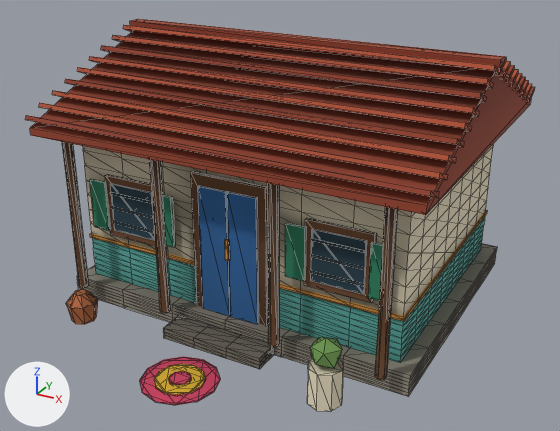
Two versions of the glTF model apps/web/public/models/rainwater/sundargram-house.glb, one commit apart.
Both versions are drawn from a 50 mm camera at (4.95, -9.48, 5.75) aimed at (0.14, -0.74, 1.37). Arrows for +X, +Y and +Z are at lower left; the lights stay in place. The first picture is the older version. Mesh edges are drawn as thin lines. Where no turn or scale is listed for an object, it has been applied to the vertices. Vertices at exactly the same position are counted once.

Objects in the first picture: 'sundargram-house.001'.
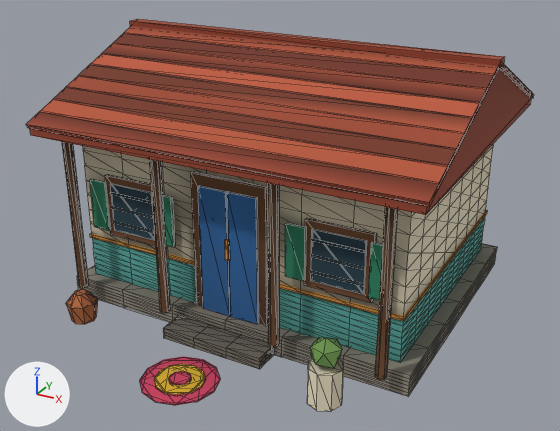
Pixel boxes (x1, y1, x2, y2) of what changed, in the pictures (560 x 431 px; the box of a moved part takes in the faces that stretch with it):
'sundargram-house.001', reshaped, recoloured
    before: (25, 19, 535, 412)
    after: (26, 19, 534, 412)
part 1 of me_sundargram_house, moved or reshaped
    before: (25, 115, 439, 198)
    after: (26, 112, 439, 206)
part 2 of me_sundargram_house, moved or reshaped
    before: (39, 103, 448, 180)
    after: (40, 99, 448, 187)
part 3 of me_sundargram_house, moved or reshaped
    before: (52, 91, 456, 163)
    after: (53, 86, 457, 169)
part 4 of me_sundargram_house, moved or reshaped
    before: (65, 79, 464, 147)
    after: (67, 76, 465, 151)
part 5 of me_sundargram_house, moved or reshaped
    before: (77, 67, 472, 131)
    after: (78, 64, 472, 137)
part 6 of me_sundargram_house, moved or reshaped
    before: (89, 56, 479, 116)
    after: (91, 54, 480, 121)
part 7 of me_sundargram_house, moved or reshaped
    before: (101, 46, 486, 102)
    after: (102, 42, 487, 107)
part 8 of me_sundargram_house, moved or reshaped
    before: (112, 35, 493, 88)
    after: (115, 33, 494, 93)
part 9 of me_sundargram_house, moved or reshaped
    before: (123, 25, 500, 75)
    after: (124, 26, 499, 79)
part 10 of me_sundargram_house, moved or reshaped
    before: (527, 87, 535, 102)
    after: (528, 92, 534, 98)
part 11 of me_sundargram_house, moved or reshaped
    before: (524, 83, 532, 99)
    after: (525, 88, 531, 95)
part 12 of me_sundargram_house, moved or reshaped
    before: (520, 80, 528, 97)
    after: (521, 85, 527, 92)
part 13 of me_sundargram_house, moved or reshaped
    before: (517, 77, 525, 93)
    after: (518, 82, 524, 89)
part 14 of me_sundargram_house, moved or reshaped
    before: (513, 73, 522, 90)
    after: (515, 78, 521, 86)
part 15 of me_sundargram_house, moved or reshaped
    before: (509, 69, 518, 87)
    after: (511, 75, 517, 82)
part 16 of me_sundargram_house, moved or reshaped
    before: (505, 65, 514, 83)
    after: (506, 71, 514, 78)
part 17 of me_sundargram_house, moved or reshaped
    before: (501, 61, 510, 79)
    after: (502, 66, 510, 74)
part 18 of me_sundargram_house, moved or reshaped (mostly hidden afterwards)
    before: (153, 20, 506, 75)
    after: (500, 65, 505, 70)
part 19 of me_sundargram_house, recoloured
    both: (30, 22, 533, 210)

The change, as a list of edits to the scene's bpy script:
```text
Change me_sundargram_house:
    where me_sundargram_house.from_pydata(...)  # 1316 vertices, 2544 faces; spans x -2.8..2.8, y -2.98..2.98, z -1.86..1.86
    used by ob_sundargram_house_001; location = (0.0, -0.57, 1.86)
    me_sundargram_house part 1: the loose piece of 8 vertices spanning x -2.78..2.78, y -1.83..-1.52, z 0.8..0.97 is turned 43.9 degrees about the x axis through its middle
    me_sundargram_house part 2: the loose piece of 8 vertices spanning x -2.78..2.78, y -1.57..-1.25, z 0.91..1.08 is turned 43.9 degrees about the x axis through its middle
    me_sundargram_house part 3: the loose piece of 8 vertices spanning x -2.78..2.78, y -1.3..-0.99, z 1.01..1.19 is turned 43.9 degrees about the x axis through its middle
    me_sundargram_house part 4: the loose piece of 8 vertices spanning x -2.78..2.78, y -1.04..-0.72, z 1.12..1.3 is turned 44 degrees about the x axis through its middle
    me_sundargram_house part 5: the loose piece of 8 vertices spanning x -2.78..2.78, y -0.78..-0.46, z 1.23..1.4 is turned 43.9 degrees about the x axis through its middle
    me_sundargram_house part 6: the loose piece of 8 vertices spanning x -2.78..2.78, y -0.51..-0.2, z 1.33..1.51 is turned 44 degrees about the x axis through its middle
    me_sundargram_house part 7: the loose piece of 8 vertices spanning x -2.78..2.78, y -0.25..0.07, z 1.44..1.62 is turned 43.9 degrees about the x axis through its middle
    me_sundargram_house part 8: the loose piece of 8 vertices spanning x -2.78..2.78, y 0.02..0.33, z 1.55..1.72 is turned 43.9 degrees about the x axis through its middle
    me_sundargram_house part 9: the loose piece of 8 vertices spanning x -2.78..2.78, y 0.28..0.6, z 1.65..1.83 is turned 44 degrees about the x axis through its middle
    me_sundargram_house part 10: the loose piece of 8 vertices spanning x -2.78..2.78, y 2.66..2.98, z 0.8..0.97 is turned -43.9 degrees about the x axis through its middle
    me_sundargram_house part 11: the loose piece of 8 vertices spanning x -2.78..2.78, y 2.4..2.71, z 0.91..1.08 is turned -44 degrees about the x axis through its middle
    me_sundargram_house part 12: the loose piece of 8 vertices spanning x -2.78..2.78, y 2.13..2.45, z 1.01..1.19 is turned -43.9 degrees about the x axis through its middle
    me_sundargram_house part 13: the loose piece of 8 vertices spanning x -2.78..2.78, y 1.87..2.18, z 1.12..1.3 is turned -44 degrees about the x axis through its middle
    me_sundargram_house part 14: the loose piece of 8 vertices spanning x -2.78..2.78, y 1.6..1.92, z 1.23..1.4 is turned -43.9 degrees about the x axis through its middle
    me_sundargram_house part 15: the loose piece of 8 vertices spanning x -2.78..2.78, y 1.34..1.66, z 1.33..1.51 is turned -44 degrees about the x axis through its middle
    me_sundargram_house part 16: the loose piece of 8 vertices spanning x -2.78..2.78, y 1.08..1.39, z 1.44..1.62 is turned -43.9 degrees about the x axis through its middle
    me_sundargram_house part 17: the loose piece of 8 vertices spanning x -2.78..2.78, y 0.81..1.13, z 1.55..1.72 is turned -43.9 degrees about the x axis through its middle
    me_sundargram_house part 18: the loose piece of 8 vertices spanning x -2.78..2.78, y 0.55..0.86, z 1.65..1.83 is turned -43.9 degrees about the x axis through its middle
    me_sundargram_house part 19: 164 faces centred in x -2.78..2.78, y -1.98..2.97, z -1.7..1.83 are repainted in the vertex colours; the middle colour goes from brown #9a472e to brown #713222
```
